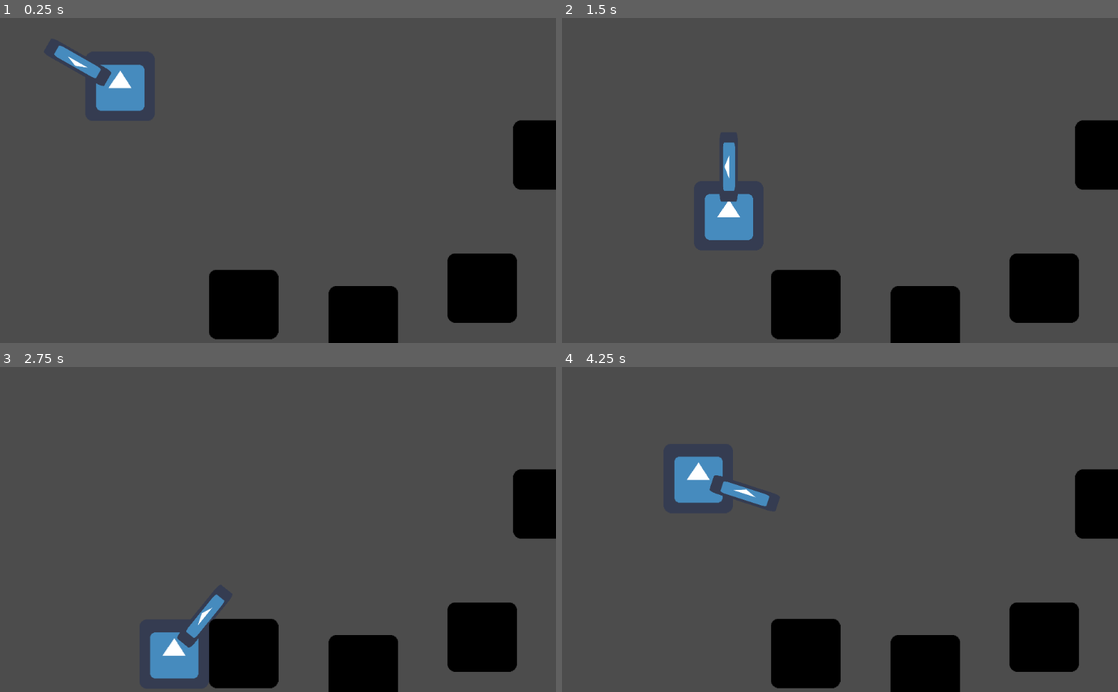
Above: before the commit, frames 1-4 (two rows, left to right).
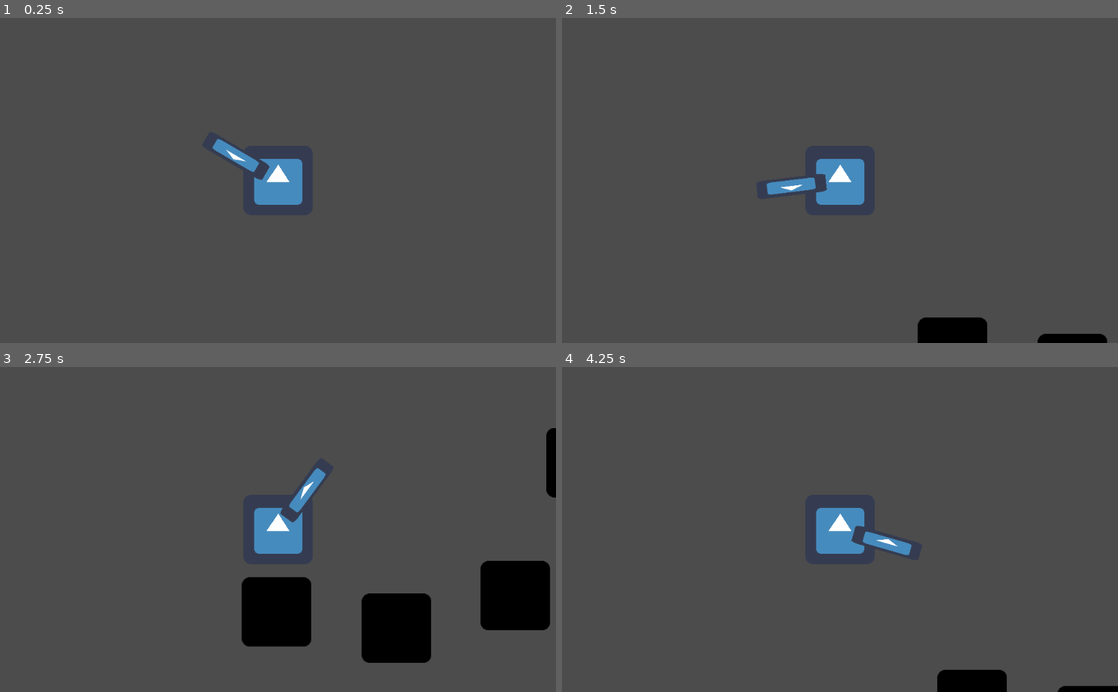
Above: after the commit, the same moments.

Repository: Gorhaloth/Mars-Project
Game: Godot game, scene res://Test_Map.tscn
The game is run twice, just before and just after one commit, with the same random seed, the same clock (stepped at 60 frames per second) and the same inputs. The project has no main scene, so this scene is started directly. The engine's default icon, where the game draws it, is replaced by a stand-in: a white triangle on a blue panel in a dark square.
Inputs (mouse positions are in pixels of both pictures, inside the frame that each line leads up to):
- Up to frame 1 (0.25 s): no input
- Up to frame 2 (1.5 s): tap Enter at 0.5 s; move the mouse to (962, 164) at 0.52 s; hold D (right) 0.53-1.28 s; click (962, 164) at 0.6 s; move the mouse to (728, 196) at 1.27 s; hold S (down) from 1.28 s (still down); tap Q (teleport) at 1.35 s
- Up to frame 3 (2.75 s): move the mouse to (333, 458) at 2.02 s; release S (down) at 2.03 s; hold D (right) from 2.03 s (still down); click (333, 458) at 2.1 s
- Up to frame 4 (4.25 s): move the mouse to (812, 594) at 2.77 s; release D (right) at 2.78 s; hold W (up) 2.78-3.53 s; tap Q (teleport) at 2.85 s; move the mouse to (1006, 578) at 3.52 s; hold A (left) from 3.53 s (still down); click (1006, 578) at 3.6 s

The runs differ from the first frame. In frame 1, 12% of the frame differs, in the area x 9-100%, y 8-100%; in frame 2, 12%; in frame 3, 17%, in the area x 27-100%, y 18-100%; in frame 4, 13%.

Commit message:
fourth commit

Diff:
--- a/Player.tscn
+++ b/Player.tscn
@@ -20,3 +20,6 @@
 shape = SubResource( 1 )
 
 [node name="Laser_Gun" parent="." instance=ExtResource( 3 )]
+
+[node name="Camera2D" type="Camera2D" parent="."]
+current = true
--- /dev/null
+++ b/Proc_room_test.gd
@@ -0,0 +1,18 @@
+extends Node2D
+
+
+# Declare member variables here. Examples:
+# var a = 2
+# var b = "text"
+
+
+# Called when the node enters the scene tree for the first time.
+func _ready():
+	for i in range(13):
+		for s in range(22):
+			$TileMap.set_cell(s,i,0)
+
+
+# Called every frame. 'delta' is the elapsed time since the previous frame.
+#func _process(delta):
+#	pass
--- /dev/null
+++ b/Proc_room_test.tscn
@@ -0,0 +1,38 @@
+[gd_scene load_steps=5 format=2]
+
+[ext_resource path="res://0x72_DungeonTilesetII_v1.1.png" type="Texture" id=1]
+[ext_resource path="res://Proc_room_test.gd" type="Script" id=2]
+[ext_resource path="res://Player.tscn" type="PackedScene" id=3]
+
+[sub_resource type="TileSet" id=1]
+0/name = "Floor"
+0/texture = ExtResource( 1 )
+0/tex_offset = Vector2( 0, 0 )
+0/modulate = Color( 1, 1, 1, 1 )
+0/region = Rect2( 16, 64, 48, 48 )
+0/tile_mode = 1
+0/autotile/bitmask_mode = 0
+0/autotile/bitmask_flags = [ Vector2( 0, 0 ), 325, Vector2( 0, 1 ), 325, Vector2( 0, 2 ), 325, Vector2( 1, 0 ), 325, Vector2( 1, 1 ), 325, Vector2( 1, 2 ), 325, Vector2( 2, 0 ), 325, Vector2( 2, 1 ), 325 ]
+0/autotile/icon_coordinate = Vector2( 0, 0 )
+0/autotile/tile_size = Vector2( 16, 16 )
+0/autotile/spacing = 0
+0/autotile/occluder_map = [  ]
+0/autotile/navpoly_map = [  ]
+0/autotile/priority_map = [ Vector3( 0, 0, 7 ), Vector3( 0, 1, 5 ), Vector3( 0, 2, 6 ), Vector3( 1, 0, 11 ), Vector3( 1, 1, 6 ), Vector3( 1, 2, 6 ), Vector3( 2, 0, 9 ), Vector3( 2, 1, 5 ) ]
+0/autotile/z_index_map = [  ]
+0/occluder_offset = Vector2( 0, 0 )
+0/navigation_offset = Vector2( 0, 0 )
+0/shapes = [  ]
+0/z_index = 0
+
+[node name="Proc_room_test" type="Node2D"]
+script = ExtResource( 2 )
+
+[node name="TileMap" type="TileMap" parent="."]
+scale = Vector2( 3, 3 )
+tile_set = SubResource( 1 )
+cell_size = Vector2( 16, 16 )
+format = 1
+
+[node name="Player" parent="." instance=ExtResource( 3 )]
+position = Vector2( 565.333, 311.273 )
Binary file added: 0x72_DungeonTilesetII_v1.1.png
Not shown, added: 0x72_DungeonTilesetII_v1.1.png.import
